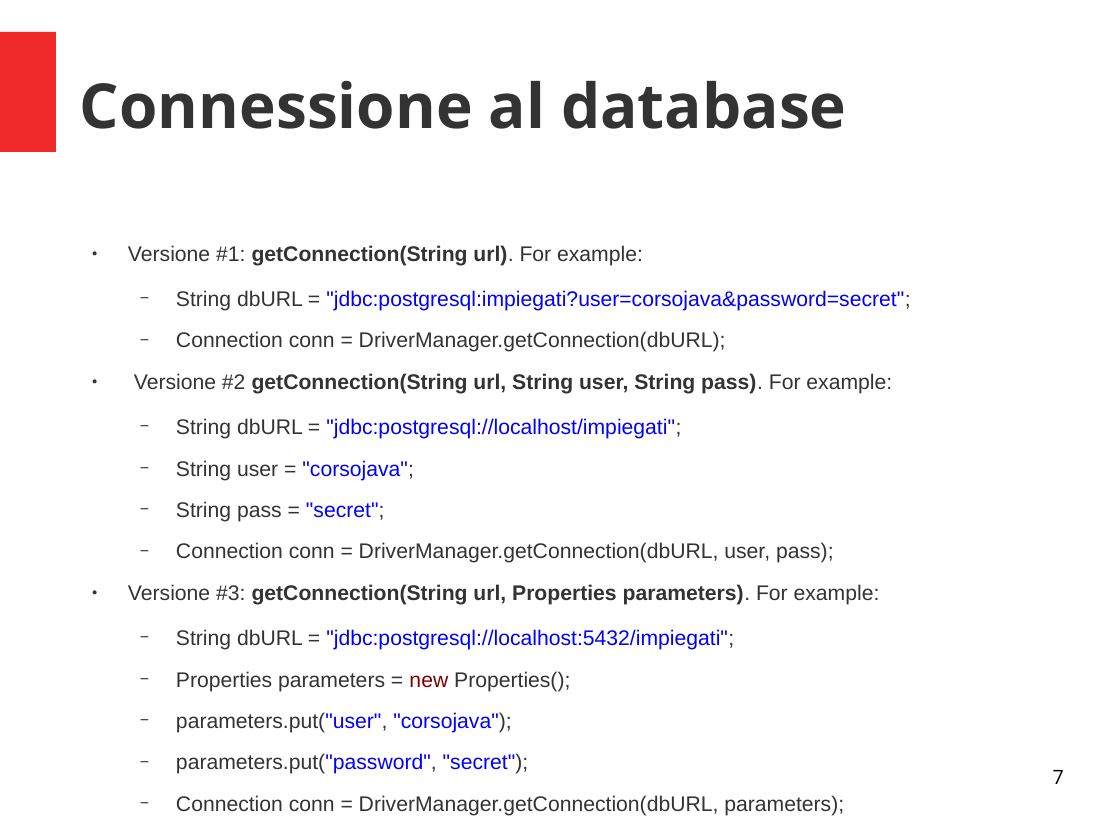
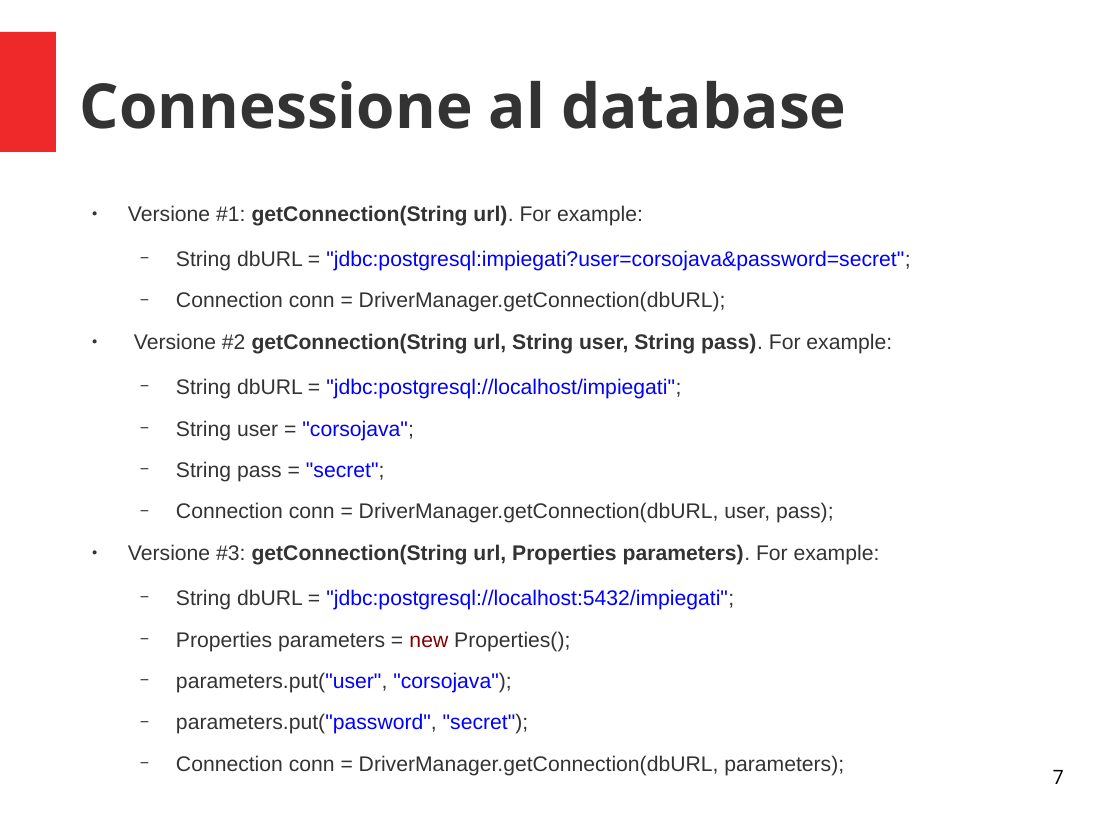
Before and after one commit to criluc/jdbc-tutorial, a slide deck: slide 7 of Introduzione a JDBC.odp. Drawn at 1120x840 pixels with LibreOffice and Linux fonts; fonts in the diff are those of the drawing. Boxes give left, top, right and bottom in pixels: in the first picture for what was removed or moved away, otherwise in the second. Text is boxed around its words. In the diff, an @@ line names an element or a change of style, - is before the commit and + after.

```diff
--- a/Introduzione a JDBC.odp
+++ b/Introduzione a JDBC.odp
@@ text "Versione #1: getConnection(String url). For ...": place and size @@
-text "Versione #1: getConnection(String url). For ..." at (128, 245, 910, 816)
+text "Versione #1: getConnection(String url). For ..." at (128, 205, 910, 776)
```
Also in this commit, not shown: 13 other slides changed, 3 other files.
